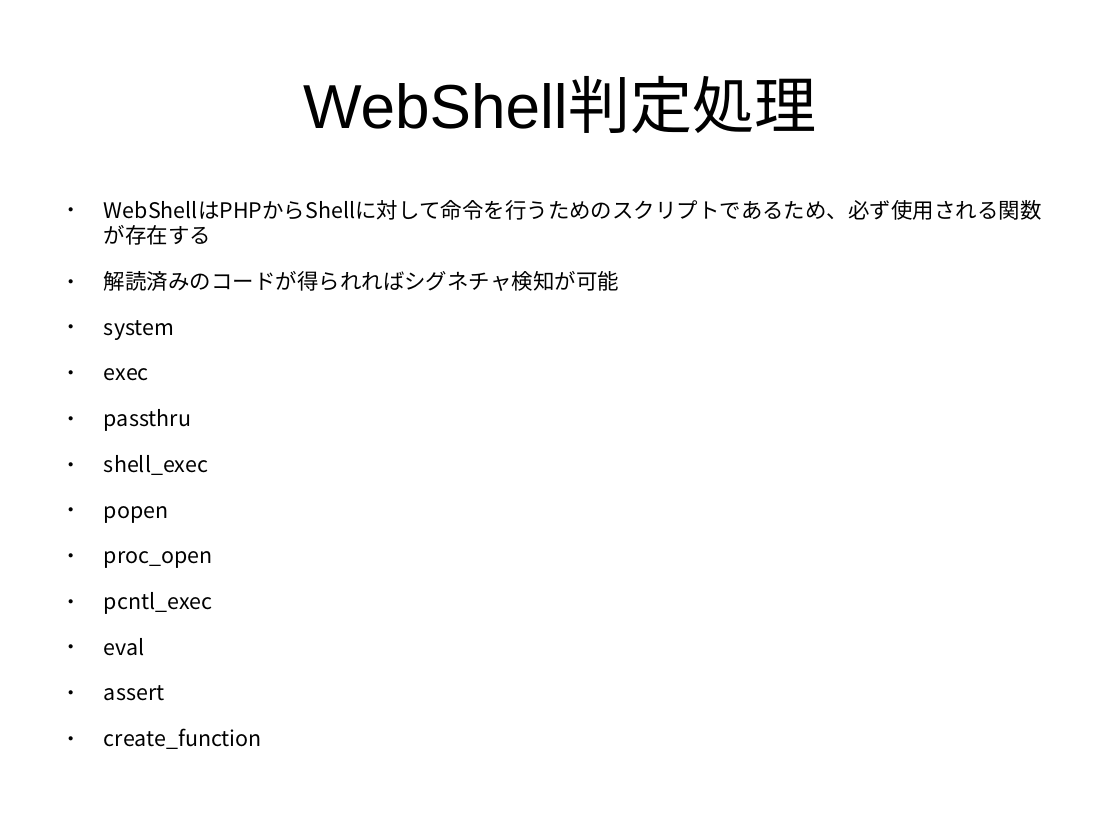
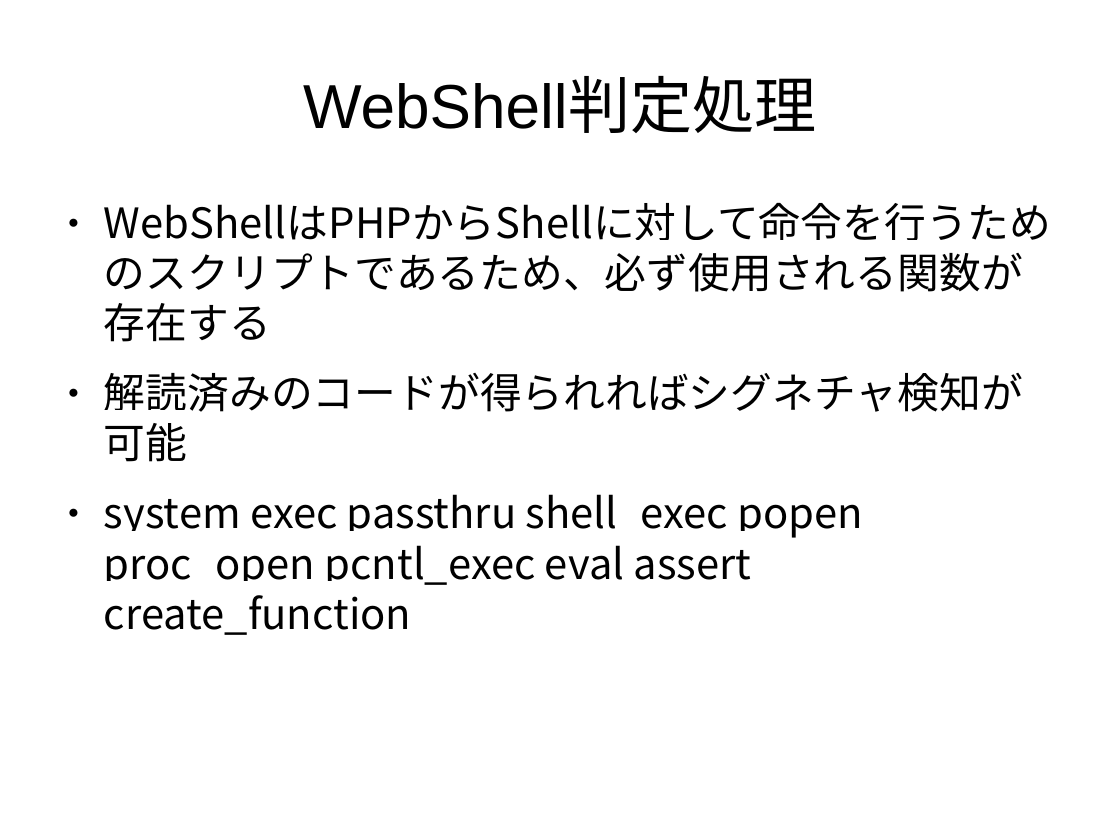
Before and after one commit to k0u5uk3/obfuscated-php-webshell-detector, a slide deck: slide 21 of doc/PepboTech.odp. Drawn at 1120x840 pixels with LibreOffice and Linux fonts; fonts in the diff are those of the drawing. Boxes give left, top, right and bottom in pixels: in the first picture for what was removed or moved away, otherwise in the second. Text is boxed around its words. In the diff, an @@ line names an element or a change of style, - is before the commit and + after.

Commit message:
add PepaboTech.odf

```diff
--- a/doc/PepboTech.odp
+++ b/doc/PepboTech.odp
@@ text at [104, 253, 1023, 462]: size 15.2 to 29.6 pt in "WebShellはPHPからShellに対して命令を行うためのスクリプトであるため、必ず使用される関数が存在する", "解読済みのコードが得られればシグネチャ検知が可能" @@
@@ text at [104, 494, 864, 635]: text changed; size 15.2 to 29.6 pt @@
-● system
-● exec
-● passthru
-● shell_exec
-● popen
-● proc_open
-● pcntl_exec
-● eval
-● assert
-● create_function
+● system exec passthru shell_exec popen proc_open pcntl_exec eval assert create_function
```
Also in this commit, not shown: 1 other slide changed, 1 slide added.
